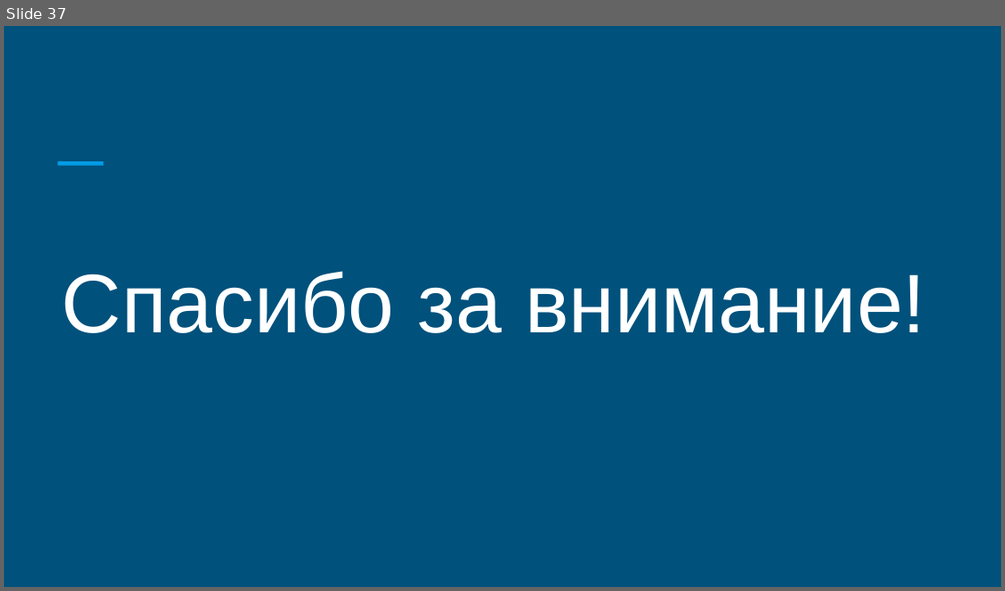
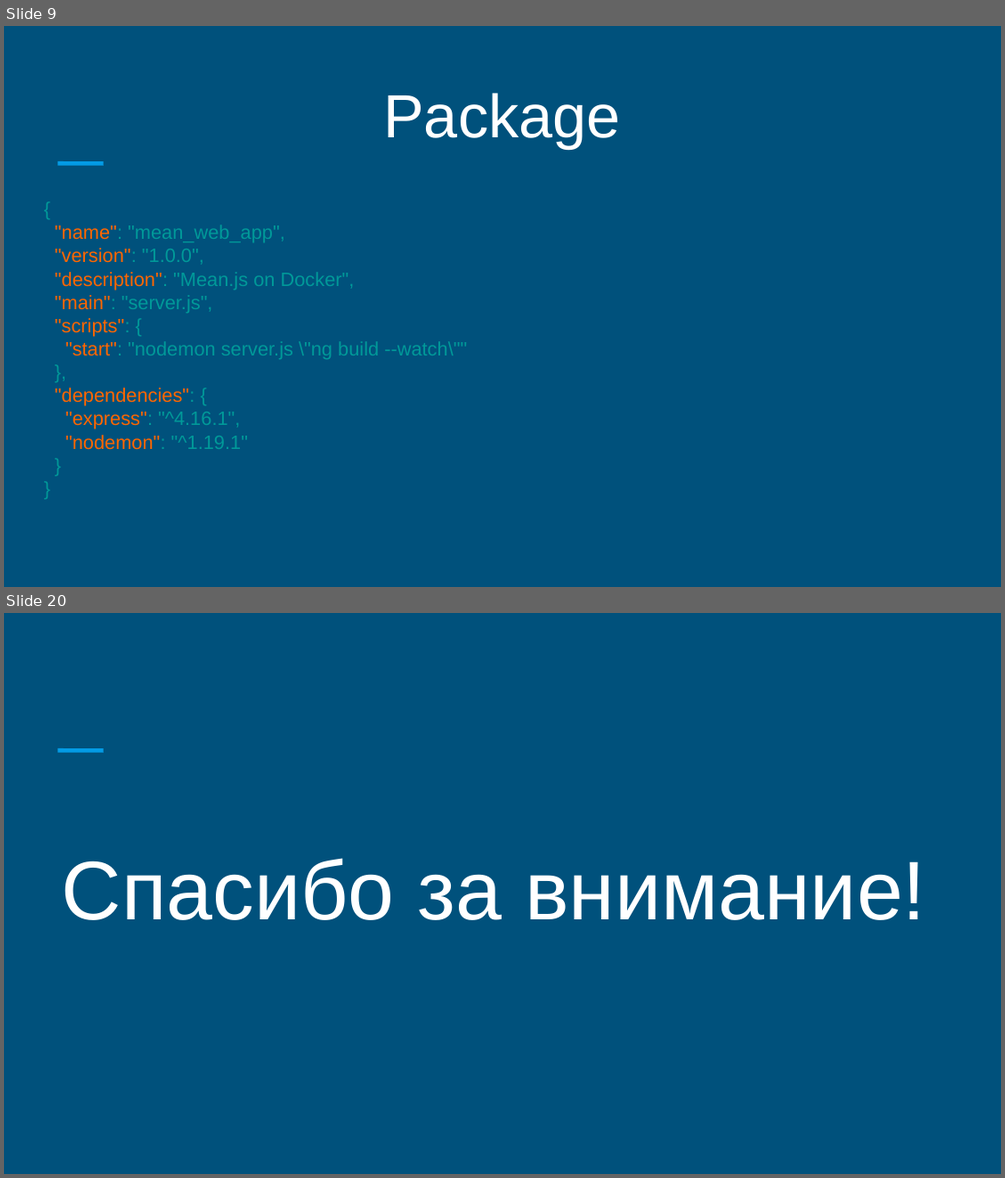
Before and after one commit to keylink/mean-stack, a slide deck: docs/mean.pptx. Shown one above the other, each under a label of ours: slide 37 before the commit, slides 9 and 20 after it; the slides between them are not shown. The pictures are 1005x591 and 1005x1178 pixels, drawn with LibreOffice and Linux fonts; fonts in the diff are those of the drawing. Boxes give left, top, right and bottom in pixels: in the first picture for what was removed or moved away, otherwise in the second. Text is boxed around its words. In the diff, an @@ line names an element or a change of style, - is before the commit and + after.

```diff
--- a/docs/mean.pptx
+++ b/docs/mean.pptx
@@ slide 9 added at (4,26,1001,587), background #00517C; not listed: 1 template element that a slide beside it also shows @@
@@ text added at (383,93,620,148), 44 pt, text #FFFFFF @@
+Package
@@ text added at (55,224,467,450), 14 pt, text #009999 @@
+{
+"name": "mean_web_app",
+"version": "1.0.0",
+"description": "Mean.js on Docker",
+"main": "server.js",
+"scripts": {
+"start": "nodemon server.js \"ng build --watch\""
+},
+"dependencies": {
+"express": "^4.16.1",
+"nodemon": "^1.19.1"
+}
+}
@@ what was slide 37 is now slide 20 @@
```
Also in this commit, not shown: 2 slides changed, 16 other slides added, 34 slides removed, 3 other files.
